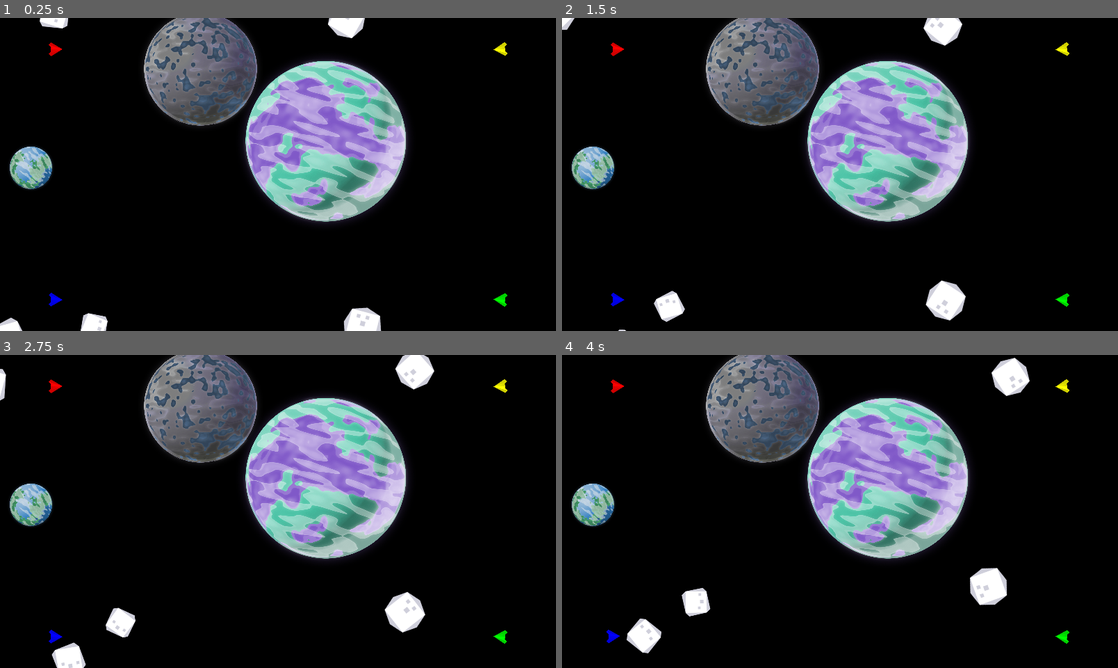
Above: before the commit, frames 1-4 (two rows, left to right).
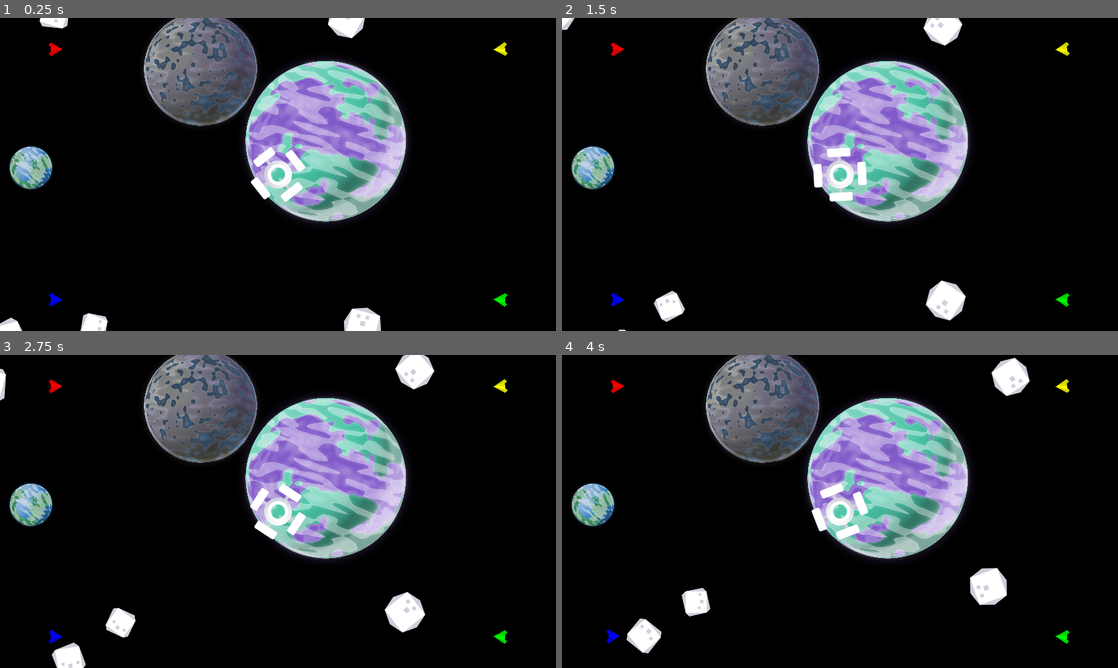
Above: after the commit, the same moments.

Repository: Teeohbee/CelestialMeadow
Game: Godot game, scene res://main.tscn
Two runs of this game, one before a commit and one after it. Both use one fixed random seed, a clock stepped at 60 frames per second and the inputs below.
Inputs:
- Up to frame 1 (0.25 s): no input
- Up to frame 2 (1.5 s): no input
- Up to frame 3 (2.75 s): no input
- Up to frame 4 (4 s): no input

The runs differ from the first frame. In frame 1, 0.8% of the frame differs, in the area x 45-55%, y 41-59%; in frame 2, 0.8%; in frame 3, 0.8%; in frame 4, 0.8%.

Commit message:
Add space station scene - Rotates in the middle of the scene - Collision shape blocks player movement - Lasers cannot passthrough the space station

Diff:
--- a/bullet.gd
+++ b/bullet.gd
@@ -20,6 +20,8 @@
 	if body.is_in_group("asteroids"):
 		body.destroy()
 		queue_free()
+	if body.is_in_group("space_stations"):
+		queue_free()
 	if body.is_in_group("players"):
 		if player_number == body.player_number:
 			return
--- a/main.tscn
+++ b/main.tscn
@@ -1,10 +1,11 @@
-[gd_scene load_steps=7 format=3 uid="uid://ww418vo28v70"]
+[gd_scene load_steps=8 format=3 uid="uid://ww418vo28v70"]
 
 [ext_resource type="Script" path="res://main.gd" id="1_k3tpq"]
 [ext_resource type="PackedScene" uid="uid://bnauy0payb6b1" path="res://planet.tscn" id="1_kiu5r"]
 [ext_resource type="PackedScene" uid="uid://q7anoymfcc8" path="res://player.tscn" id="1_syc1s"]
 [ext_resource type="PackedScene" uid="uid://po2jwbc0apgh" path="res://asteroid.tscn" id="2_xklmo"]
 [ext_resource type="AudioStream" uid="uid://brd507otbqj41" path="res://audio/voxel_revolution.ogg" id="5_t5cjv"]
+[ext_resource type="PackedScene" uid="uid://dw6t1mq7v7ltb" path="res://space_station.tscn" id="6_vfkaa"]
 
 [sub_resource type="Curve2D" id="Curve2D_1lhca"]
 _data = {
@@ -50,3 +51,6 @@
 stream = ExtResource("5_t5cjv")
 volume_db = -10.0
 autoplay = true
+
+[node name="SpaceStation" parent="." instance=ExtResource("6_vfkaa")]
+position = Vector2(960, 540)
--- /dev/null
+++ b/space_station.gd
@@ -0,0 +1,4 @@
+extends AnimatableBody2D
+
+func _process(delta):
+	rotation += 1 * delta
--- /dev/null
+++ b/space_station.tscn
@@ -0,0 +1,40 @@
+[gd_scene load_steps=5 format=3 uid="uid://dw6t1mq7v7ltb"]
+
+[ext_resource type="Script" path="res://space_station.gd" id="1_tpi0f"]
+[ext_resource type="Texture2D" uid="uid://6to4hoo5jbon" path="res://sprites/station.png" id="1_yn1n7"]
+
+[sub_resource type="CircleShape2D" id="CircleShape2D_f7t7u"]
+radius = 32.5615
+
+[sub_resource type="RectangleShape2D" id="RectangleShape2D_jj3xh"]
+size = Vector2(20, 54.4472)
+
+[node name="SpaceStation" type="AnimatableBody2D" groups=["space_stations"]]
+scale = Vector2(1.5, 1.5)
+script = ExtResource("1_tpi0f")
+
+[node name="Sprite2D" type="Sprite2D" parent="."]
+texture = ExtResource("1_yn1n7")
+
+[node name="CollisionShape2D" type="CollisionShape2D" parent="."]
+shape = SubResource("CircleShape2D_f7t7u")
+
+[node name="CollisionShape2D2" type="CollisionShape2D" parent="."]
+position = Vector2(-36, -36)
+rotation = 0.785398
+shape = SubResource("RectangleShape2D_jj3xh")
+
+[node name="CollisionShape2D3" type="CollisionShape2D" parent="."]
+position = Vector2(36, 36)
+rotation = 0.785398
+shape = SubResource("RectangleShape2D_jj3xh")
+
+[node name="CollisionShape2D4" type="CollisionShape2D" parent="."]
+position = Vector2(-35.5, 36)
+rotation = -0.785398
+shape = SubResource("RectangleShape2D_jj3xh")
+
+[node name="CollisionShape2D5" type="CollisionShape2D" parent="."]
+position = Vector2(36, -35.5)
+rotation = -0.785398
+shape = SubResource("RectangleShape2D_jj3xh")
Binary file added: sprites/station.png
Not shown, added: sprites/station.png.import
